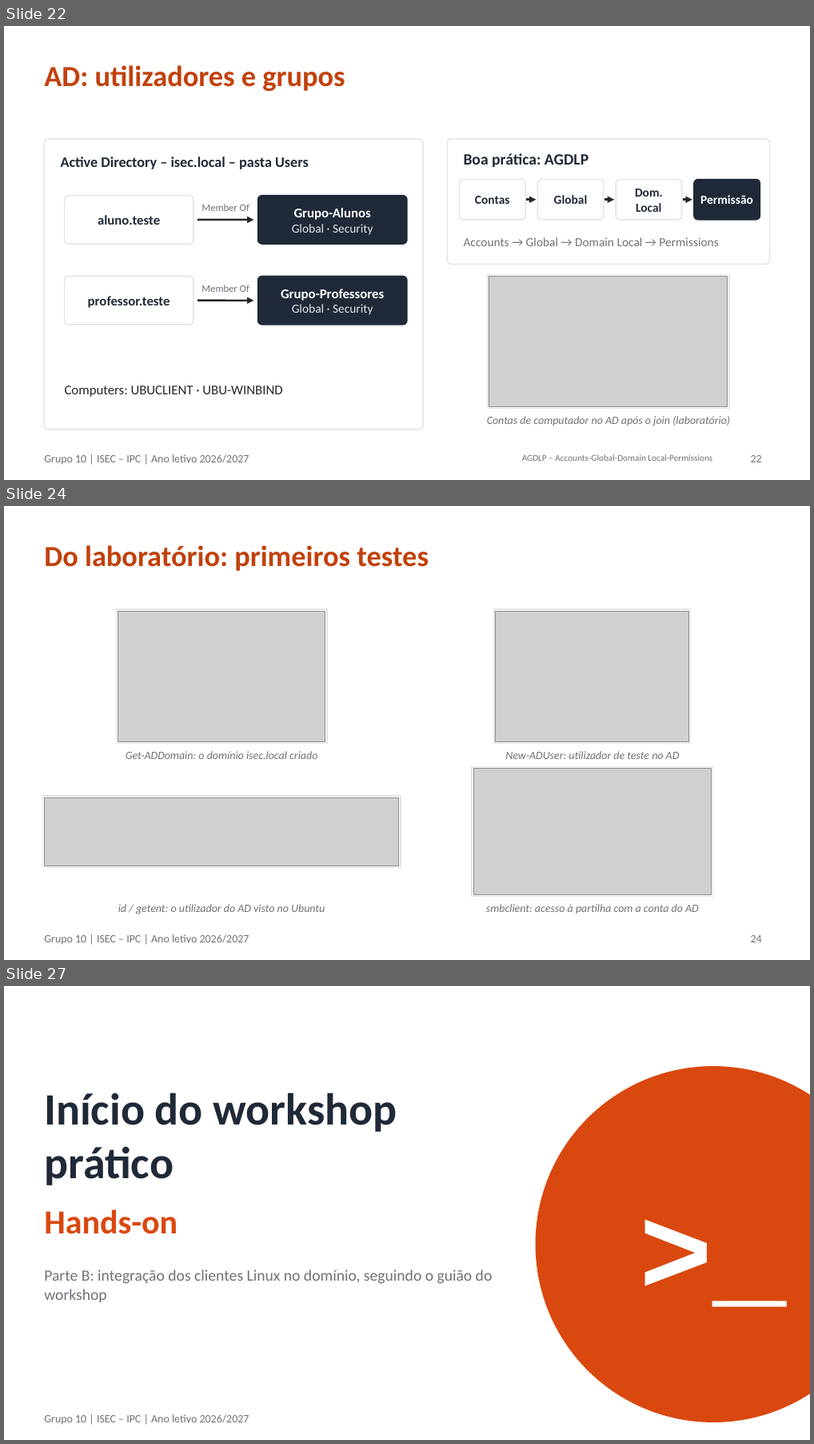
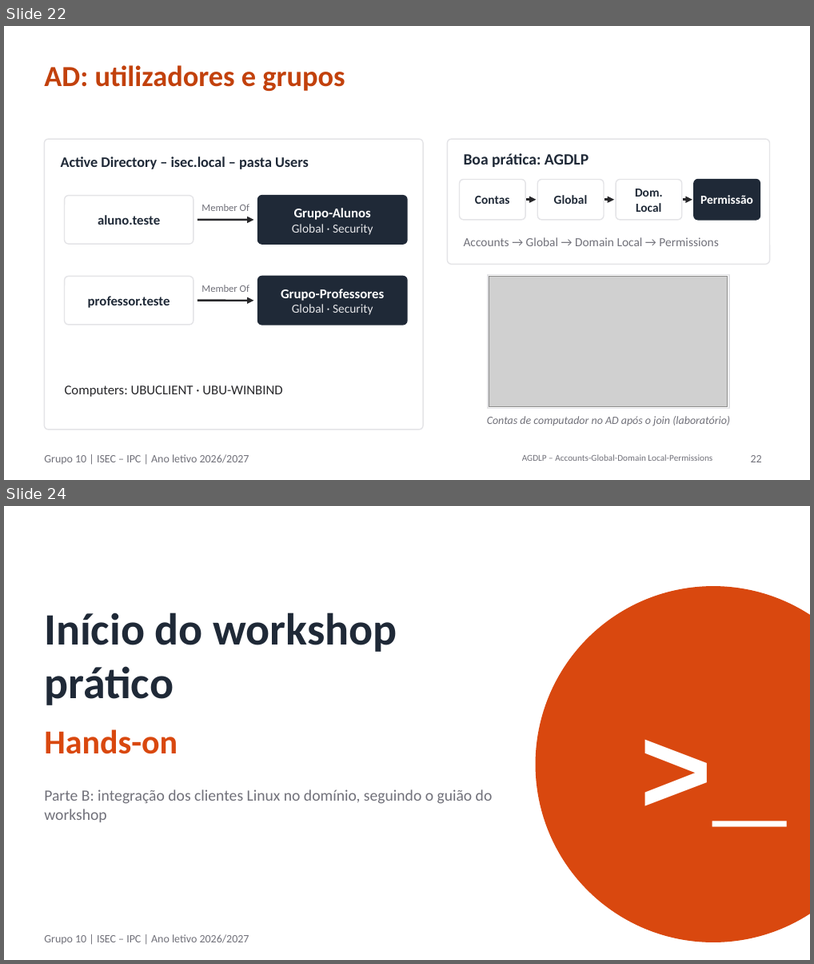
Before and after one commit to orlandonss/TrabalhoSR2, a slide deck: Apresentacoes_Workshop/SR2-2627-Workshop-Grp10-Apresentação-A-resumida.pptx. Shown one above the other, each under a label of ours: slides 22, 24 and 27 before the commit, slides 22 and 24 after it; the slides between them are not shown. The pictures are 814x1444 and 814x964 pixels, drawn with LibreOffice and Linux fonts; fonts in the diff are those of the drawing; grey boxes stand for pictures. Boxes give left, top, right and bottom in pixels: in the first picture for what was removed or moved away, otherwise in the second. Text is boxed around its words. In the diff, an @@ line names an element or a change of style, - is before the commit and + after.

```diff
--- a/Apresentacoes_Workshop/SR2-2627-Workshop-Grp10-Apresentação-A-resumida.pptx
+++ b/Apresentacoes_Workshop/SR2-2627-Workshop-Grp10-Apresentação-A-resumida.pptx
@@ slide 24 removed at [4,506,810,960], background #FFFFFF; not listed: 1 template element that a slide beside it also shows @@
@@ title removed at [44,545,429,571] @@
-Do laboratório: primeiros testes
@@ rectangle removed at [116,609,327,743] @@
@@ picture removed at [118,611,326,741] @@
@@ rectangle removed at [494,609,691,743] @@
@@ picture removed at [496,611,690,741] @@
@@ text removed at [126,751,318,759] @@
-Get-ADDomain: o domínio isec.local criado
@@ rectangle removed at [472,767,713,896] @@
@@ picture removed at [474,768,711,895] @@
@@ text removed at [506,751,680,759] @@
-New-ADUser: utilizador de teste no AD
@@ rectangle removed at [42,796,401,867] @@
@@ picture removed at [44,797,399,865] @@
@@ text removed at [118,904,325,914] @@
-id / getent: o utilizador do AD visto no Ubuntu
@@ text removed at [486,904,699,913] @@
-smbclient: acesso à partilha com a conta do AD
@@ page number removed at [751,935,762,942] @@
-24
@@ what was slide 27 is now slide 24 @@
```
Also in this commit, not shown: 4 slides changed, 1 slide added, 3 other slides removed, 11 other files.
